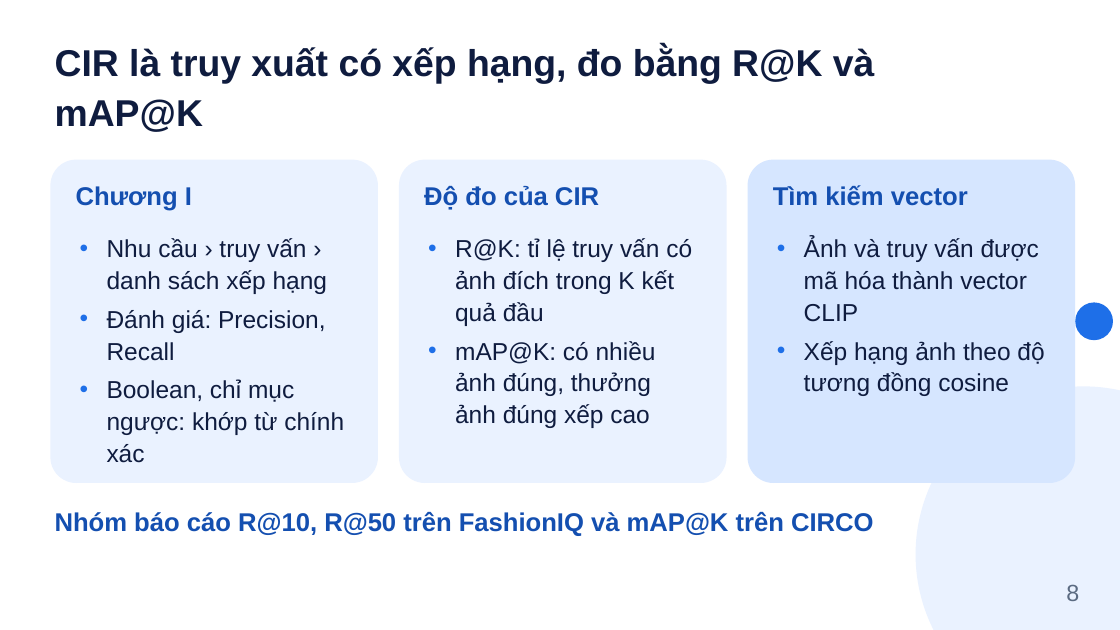
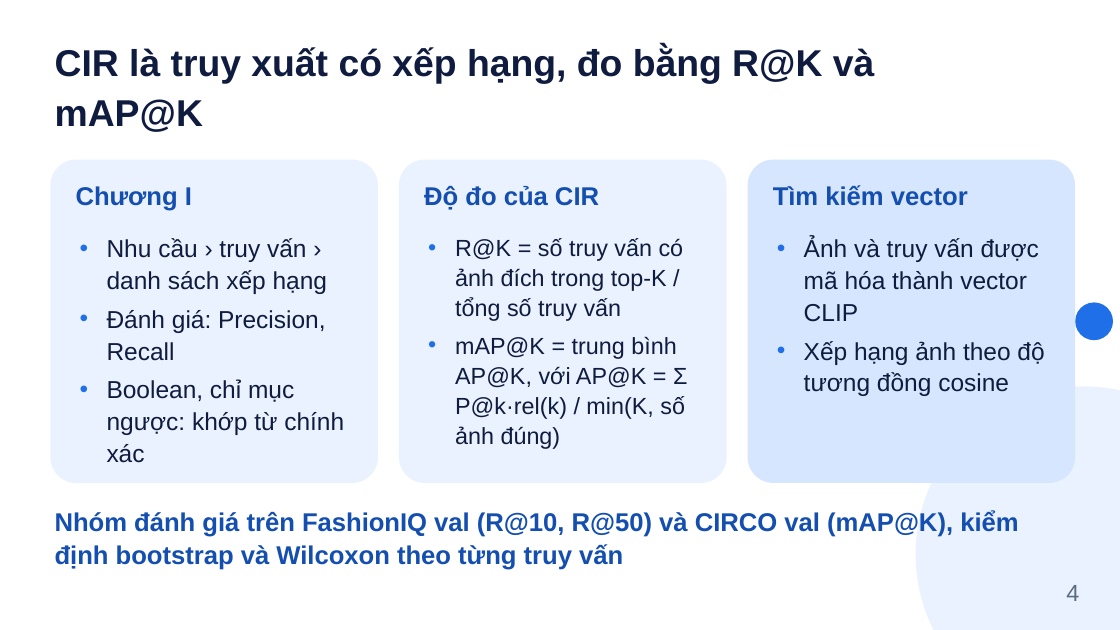
Before and after one commit to tamdv/btl-lincir, a slide deck: slide 4 of slides/Slides_Nhom8_LinCIR.pptx (slide 8 before the commit). Drawn at 1120x630 pixels with LibreOffice and Linux fonts; fonts in the diff are those of the drawing. Boxes give left, top, right and bottom in pixels: in the first picture for what was removed or moved away, otherwise in the second. Text is boxed around its words. In the diff, an @@ line names an element or a change of style, - is before the commit and + after.

```diff
--- a/slides/Slides_Nhom8_LinCIR.pptx
+++ b/slides/Slides_Nhom8_LinCIR.pptx
@@ text at [455,238,687,449]: text changed; size 21 to 20 pt @@
-• R@K: tỉ lệ truy vấn có ảnh đích trong K kết quả đầu
-• mAP@K: có nhiều ảnh đúng, thưởng ảnh đúng xếp cao
+• R@K = số truy vấn có ảnh đích trong top-K / tổng số truy vấn
+• mAP@K = trung bình AP@K, với AP@K = Σ P@k·rel(k) / min(K, số ảnh đúng)
@@ text at [55,510,1018,570]: text changed @@
-Nhóm báo cáo R@10, R@50 trên FashionIQ và mAP@K trên CIRCO
+Nhóm đánh giá trên FashionIQ val (R@10, R@50) và CIRCO val (mAP@K), kiểm định bootstrap và Wilcoxon theo từng truy vấn
@@ text at [1066,585,1079,601]: text changed @@
-8
+4
```
Also in this commit, not shown: 12 other slides changed, 3 slides added, 2 slides removed, 26 other files.
